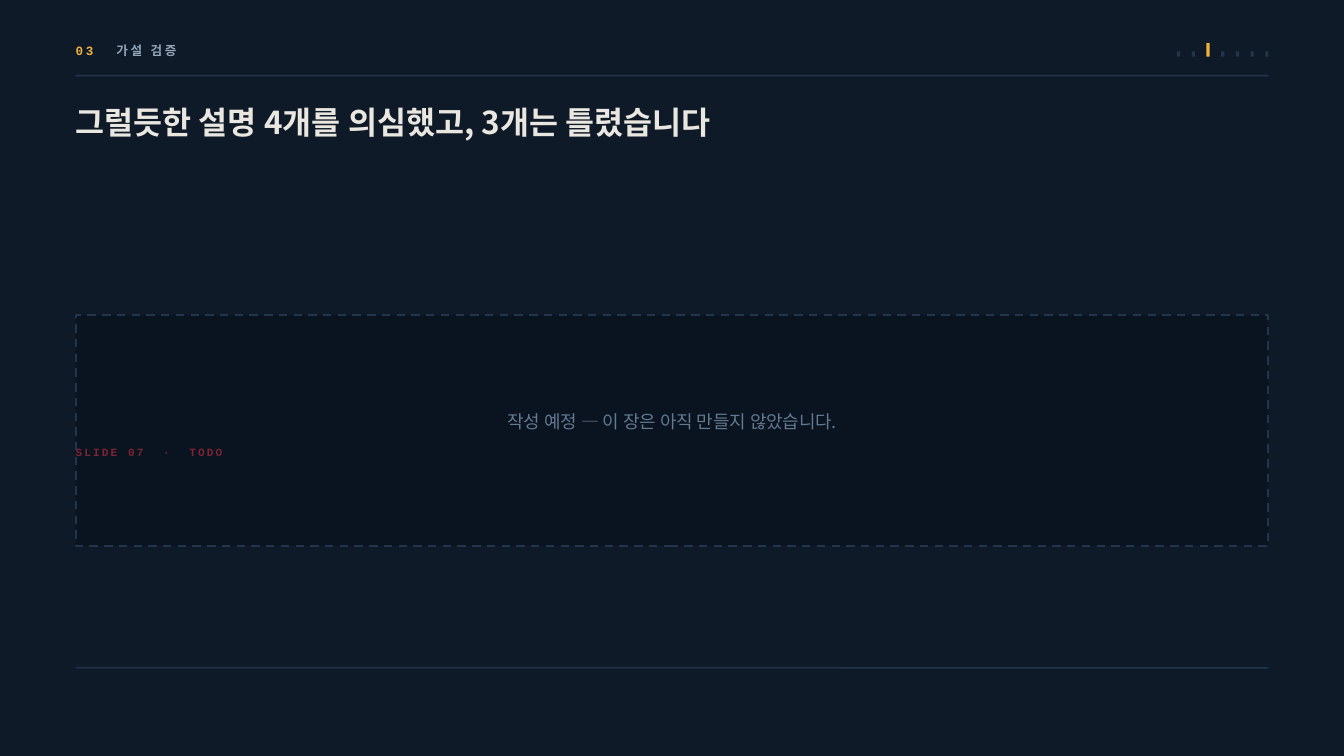
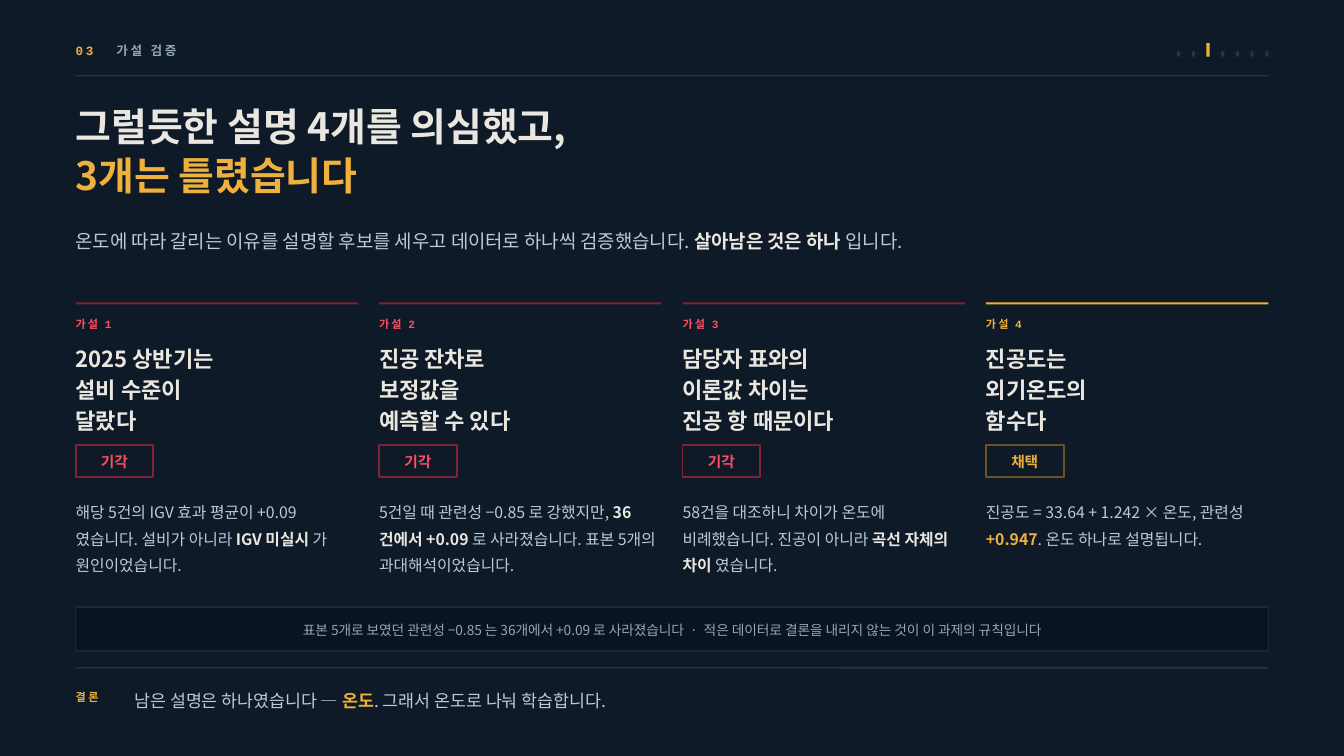
Before and after one commit to jooh-ai/Narae-AI, a slide deck: slide 7 of docs/ppt/위례_공급가능용량_최종발표.pptx. Drawn at 1344x756 pixels with LibreOffice and Linux fonts; fonts in the diff are those of the drawing. Boxes give left, top, right and bottom in pixels: in the first picture for what was removed or moved away, otherwise in the second. Text is boxed around its words. In the diff, an @@ line names an element or a change of style, - is before the commit and + after.

```diff
--- a/docs/ppt/위례_공급가능용량_최종발표.pptx
+++ b/docs/ppt/위례_공급가능용량_최종발표.pptx
@@ text at (x1=76, y1=108, x2=566, y2=194): text changed; size 22.5 to 27.8 pt @@
-그럴듯한 설명 4개를 의심했고, 3개는 틀렸습니다
+그럴듯한 설명 4개를 의심했고,
+3개는 틀렸습니다
@@ text added at (x1=76, y1=232, x2=903, y2=250), 13.5 pt, text #BCC9D6 @@
+온도에 따라 갈리는 이유를 설명할 후보를 세우고 데이터로 하나씩 검증했습니다. 살아남은 것은 하나 입니다.
@@ rectangle removed at (x1=76, y1=315, x2=1268, y2=545) @@
@@ rectangle added at (x1=76, y1=302, x2=358, y2=304), fill #7E2333 @@
@@ text added at (x1=76, y1=318, x2=112, y2=329), 7.9 pt, text #FF4D63, bold @@
+가설 1
@@ rectangle added at (x1=379, y1=302, x2=661, y2=304), fill #7E2333 @@
@@ text added at (x1=379, y1=318, x2=415, y2=329), 7.9 pt, text #FF4D63, bold @@
+가설 2
@@ rectangle added at (x1=683, y1=302, x2=965, y2=304), fill #7E2333 @@
@@ text added at (x1=683, y1=318, x2=719, y2=329), 7.9 pt, text #FF4D63, bold @@
+가설 3
@@ rectangle added at (x1=986, y1=302, x2=1268, y2=304), fill #EFB13C @@
@@ text added at (x1=986, y1=318, x2=1022, y2=329), 7.9 pt, text #EFB13C, bold @@
+가설 4
@@ text added at (x1=76, y1=348, x2=214, y2=431), 15.8 pt, text #EAE7E0, bold @@
+2025 상반기는
+설비 수준이
+달랐다
@@ text added at (x1=379, y1=348, x2=511, y2=431), 15.8 pt, text #EAE7E0, bold @@
+진공 잔차로
+보정값을
+예측할 수 있다
@@ text added at (x1=683, y1=348, x2=834, y2=431), 15.8 pt, text #EAE7E0, bold @@
+담당자 표와의
+이론값 차이는
+진공 항 때문이다
@@ text added at (x1=986, y1=348, x2=1087, y2=431), 15.8 pt, text #EAE7E0, bold @@
+진공도는
+외기온도의
+함수다
@@ text removed at (x1=507, y1=413, x2=837, y2=430) @@
-작성 예정 — 이 장은 아직 만들지 않았습니다.
@@ text removed at (x1=76, y1=449, x2=222, y2=461) @@
-SLIDE 07 · TODO
@@ rectangle added at (x1=76, y1=446, x2=153, y2=477), outline #7E2333 1.4 pt @@
@@ rectangle added at (x1=379, y1=446, x2=457, y2=477), outline #7E2333 1.4 pt @@
@@ rectangle added at (x1=683, y1=446, x2=760, y2=477), outline #7E2333 1.4 pt @@
@@ rectangle added at (x1=986, y1=446, x2=1064, y2=477), outline #6B5220 1.4 pt @@
@@ text added at (x1=101, y1=454, x2=128, y2=469), 10.5 pt, text #FF4D63, bold @@
+기각
@@ text added at (x1=404, y1=454, x2=431, y2=469), 10.5 pt, text #FF4D63, bold @@
+기각
@@ text added at (x1=708, y1=454, x2=735, y2=469), 10.5 pt, text #FF4D63, bold @@
+기각
@@ text added at (x1=1011, y1=454, x2=1038, y2=469), 10.5 pt, text #EFB13C, bold @@
+채택
@@ text added at (x1=76, y1=505, x2=328, y2=573), 11.2 pt, text #BCC9D6 @@
+해당 5건의 IGV 효과 평균이 +0.09 였습니다. 설비가 아니라 IGV 미실시 가 원인이었습니다.
@@ text added at (x1=379, y1=505, x2=656, y2=573), 11.2 pt, text #BCC9D6 @@
+5건일 때 관련성 −0.85 로 강했지만, 36건에서 +0.09 로 사라졌습니다. 표본 5개의 과대해석이었습니다.
@@ text added at (x1=683, y1=505, x2=949, y2=573), 11.2 pt, text #BCC9D6 @@
+58건을 대조하니 차이가 온도에 비례했습니다. 진공이 아니라 곡선 자체의 차이 였습니다.
@@ text added at (x1=986, y1=505, x2=1244, y2=547), 11.2 pt, text #BCC9D6 @@
+진공도 = 33.64 + 1.242 × 온도, 관련성 +0.947. 온도 하나로 설명됩니다.
@@ rectangle added at (x1=76, y1=607, x2=1268, y2=651), fill #0A1320, outline #182838 1 pt @@
@@ text added at (x1=303, y1=623, x2=1042, y2=636), 9.8 pt, text #93A6BA @@
+표본 5개로 보였던 관련성 −0.85 는 36개에서 +0.09 로 사라졌습니다 · 적은 데이터로 결론을 내리지 않는 것이 이 과제의 규칙입니다
@@ text added at (x1=76, y1=691, x2=99, y2=702), 7.9 pt, text #EFB13C, bold @@
+결론
@@ text added at (x1=134, y1=692, x2=607, y2=709), 12.4 pt, text #BCC9D6 @@
+남은 설명은 하나였습니다 — 온도. 그래서 온도로 나눠 학습합니다.
```
Also in this commit, not shown: 2 other slides changed, 2 slides added, 2 slides removed, 1 other file.
